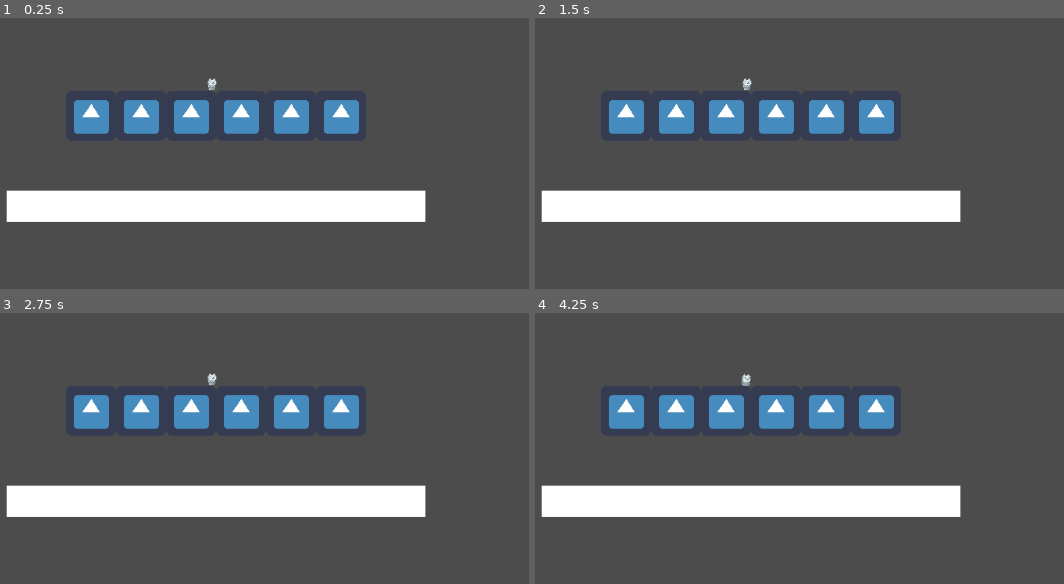
Above: before the commit, frames 1-4 (two rows, left to right).
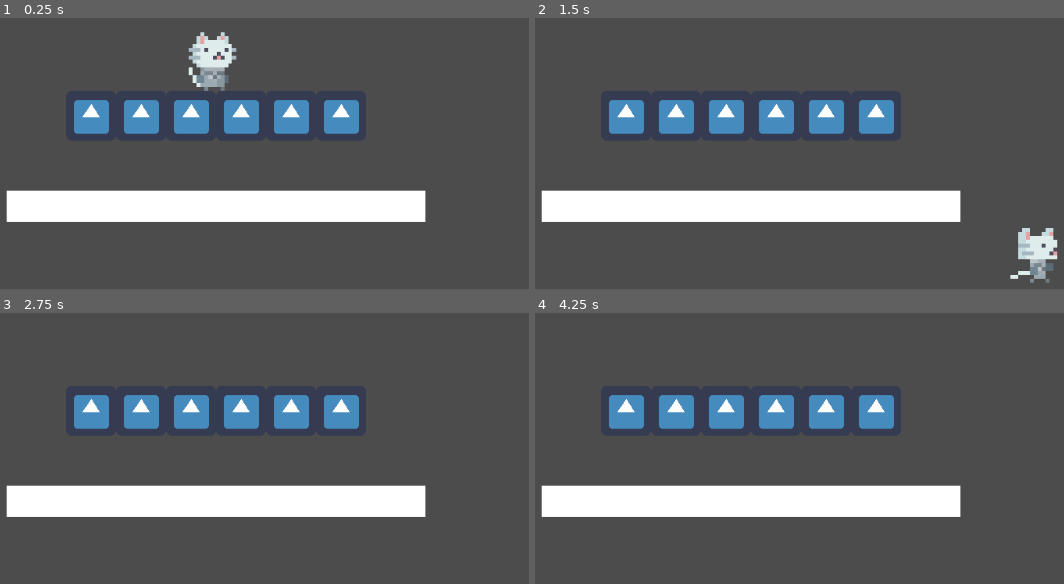
Above: after the commit, the same moments.

Repository: rafaelmuto/gotdot_snipets
Game: Godot game, scene res://FSM/Main.tscn
The game is run twice, just before and just after one commit, with the same random seed, the same clock (stepped at 60 frames per second) and the same inputs. This scene is started directly instead of the project's main scene. The engine's default icon, where the game draws it, is replaced by a stand-in: a white triangle on a blue panel in a dark square.
Inputs:
- Up to frame 1 (0.25 s): no input
- Up to frame 2 (1.5 s): tap Enter (ui_accept) at 0.5, 0.77 s; hold Right (ui_right) from 0.53 s (still down)
- Up to frame 3 (2.75 s): tap Enter (ui_accept) at 1.52, 2 s; release Right (ui_right) at 2.03 s; hold Left (ui_left) from 2.03 s (still down)
- Up to frame 4 (4.25 s): tap Enter (ui_accept) at 2.75, 3.02, 3.5, 3.77 s; release Left (ui_left) at 2.78 s; hold Right (ui_right) from 2.78 s (still down)

The runs differ from the first frame. In frame 1, 1.3% of the frame differs, in the area x 35-45%, y 5-27%; in frame 2, 1.1%; in frame 3, less than 0.1%; in frame 4, less than 0.1%.

Commit message:
small changes to animation and FSM working

Diff:
--- a/FSM/Main.tscn
+++ b/FSM/Main.tscn
@@ -35,10 +35,8 @@
 [node name="Main" type="Node2D"]
 position = Vector2( 457, 438 )
 
-[node name="Player" parent="." instance=ExtResource( 1 )]
-position = Vector2( -5, -147 )
-
 [node name="Area2D" type="Area2D" parent="."]
+input_pickable = false
 
 [node name="ColorRect" type="ColorRect" parent="Area2D"]
 margin_left = -268.0
@@ -53,3 +51,6 @@
 tile_set = SubResource( 3 )
 format = 1
 tile_data = PoolIntArray( -65539, 0, 0, -65538, 0, 0, -65537, 0, 0, -131072, 0, 0, -131071, 0, 0, -131070, 0, 0 )
+
+[node name="Player" parent="." instance=ExtResource( 1 )]
+position = Vector2( -2, -131 )
--- a/FSM/Player/Player.gd
+++ b/FSM/Player/Player.gd
@@ -3,12 +3,13 @@
 extends KinematicBody2D
 
 # Horizontal speed in pixels per second.
-export var speed := 500.0
+export var speed := 400
 # Vertical acceleration in pixel per second squared.
-export var gravity := 3500.0
+export var gravity := 3500
 # Vertical speed applied when jumping.
-export var jump_impulse := 1200.0
+export var jump_impulse := 1200
 
 var velocity
 
 onready var fsm := $StateMachine
+onready var animatedSprite := $AnimatedSprite
--- a/FSM/Player/Player.tscn
+++ b/FSM/Player/Player.tscn
@@ -78,21 +78,21 @@
 } ]
 
 [sub_resource type="RectangleShape2D" id=8]
-extents = Vector2( 4.5, 6 )
+extents = Vector2( 20.5, 32.5 )
 
 [node name="Player" type="KinematicBody2D"]
 script = ExtResource( 6 )
 
 [node name="AnimatedSprite" type="AnimatedSprite" parent="."]
-position = Vector2( 0, -6 )
+position = Vector2( 5.96046e-08, -30 )
+scale = Vector2( 5, 5 )
 frames = SubResource( 7 )
 animation = "Idle"
-frame = 1
 playing = true
 offset = Vector2( 0, -0.5 )
 
 [node name="CollisionShape2D" type="CollisionShape2D" parent="."]
-position = Vector2( -0.5, -6 )
+position = Vector2( -2.5, -32.5 )
 shape = SubResource( 8 )
 
 [node name="StateMachine" type="Node" parent="."]
--- a/FSM/Player/State/Idle.gd
+++ b/FSM/Player/State/Idle.gd
@@ -4,19 +4,21 @@
 # Upon entering the state, we set the Player node's velocity to zero.
 func enter(_msg := {}) -> void:
 	# We must declare all the properties we access through `owner` in the `Player.gd` script.
-	owner.velocity = Vector2.ZERO
+	player.velocity = Vector2.ZERO
 
 
 func process(_delta: float) -> void:
+	player.animatedSprite.play('Idle')
+
 	# If you have platforms that break when standing on them, you need that check for
 	# the character to fall.
 	if not owner.is_on_floor():
-		state_machine.transition_to("Air")
+		state_machine.transition_to('Air')
 		return
 
-	if Input.is_action_just_pressed("ui_up"):
+	if Input.is_action_just_pressed('ui_up'):
 		# As we'll only have one air state for both jump and fall, we use the `msg` dictionary
 		# to tell the next state that we want to jump.
-		state_machine.transition_to("Air", {do_jump = true})
-	elif Input.is_action_pressed("ui_left") or Input.is_action_pressed("ui_right"):
-		state_machine.transition_to("Run")
+		state_machine.transition_to('Air', {do_jump = true})
+	elif Input.is_action_pressed('ui_left') or Input.is_action_pressed('ui_right'):
+		state_machine.transition_to('Run')
--- a/FSM/Player/State/Run.gd
+++ b/FSM/Player/State/Run.gd
@@ -1,20 +1,20 @@
 extends State
 
+func process(_delta: float) -> void:
+	player.animatedSprite.play('Run')
 
 func physics_process(delta: float) -> void:
 	if not player.is_on_floor():
 		state_machine.transition_to("Air")
 		return
 
-	var input_direction_x: float = (
-		Input.get_action_strength("move_right")
-		- Input.get_action_strength("move_left")
-	)
+	var input_direction_x: float = (Input.get_action_strength("ui_right") - Input.get_action_strength("ui_left"))
+
 	player.velocity.x = player.speed * input_direction_x
 	player.velocity.y += player.gravity * delta
 	player.velocity = player.move_and_slide(player.velocity, Vector2.UP)
 
-	if Input.is_action_just_pressed("move_up"):
+	if Input.is_action_just_pressed("ui_up"):
 		state_machine.transition_to("Air", {do_jump = true})
 	elif is_equal_approx(input_direction_x, 0.0):
 		state_machine.transition_to("Idle")
--- a/FSM/Player/StateMachine.gd
+++ b/FSM/Player/StateMachine.gd
@@ -26,7 +26,6 @@
 func _process(delta: float) -> void:
 	state.process(delta)
 
-
 func _physics_process(delta: float) -> void:
 	state.physics_process(delta)
 
